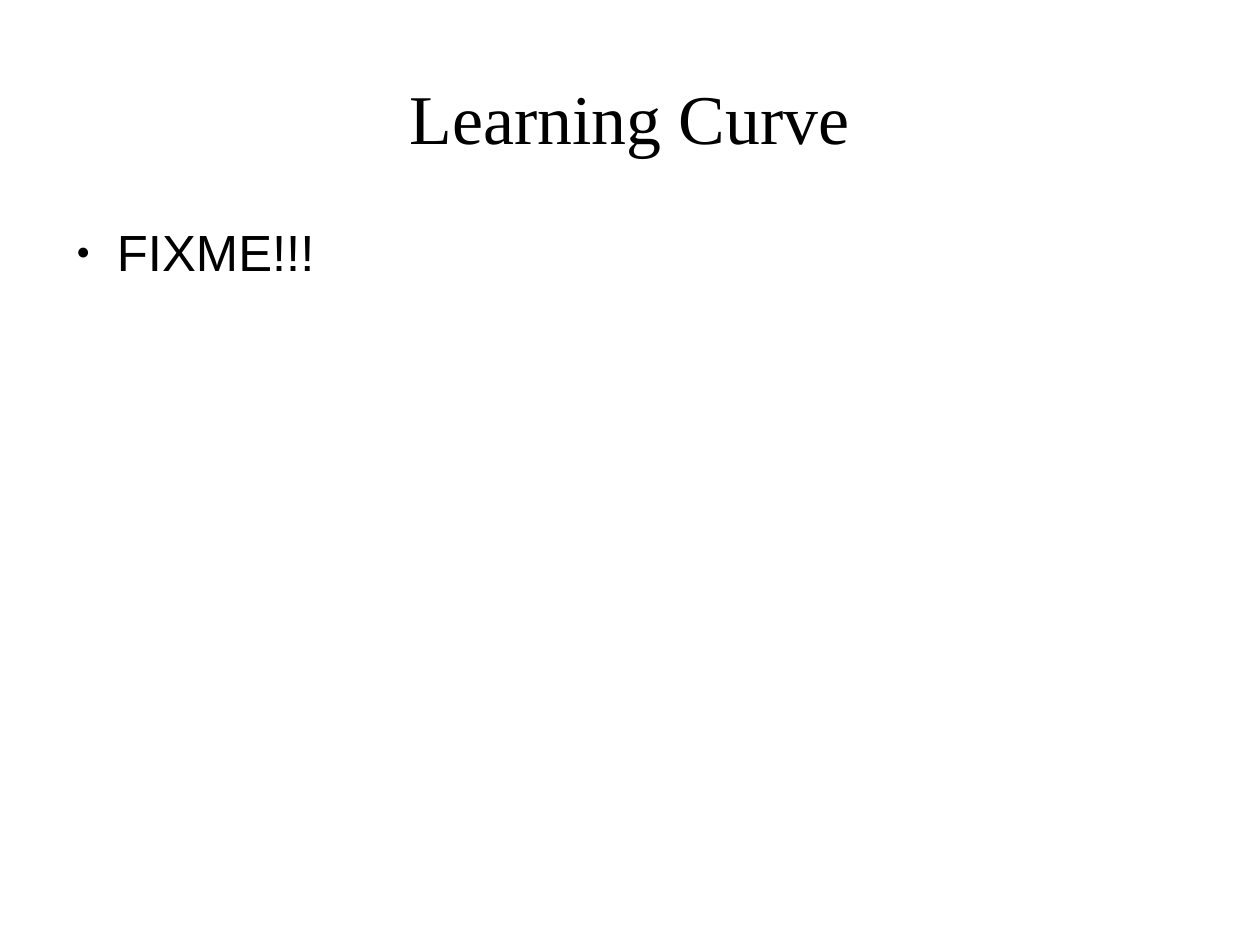
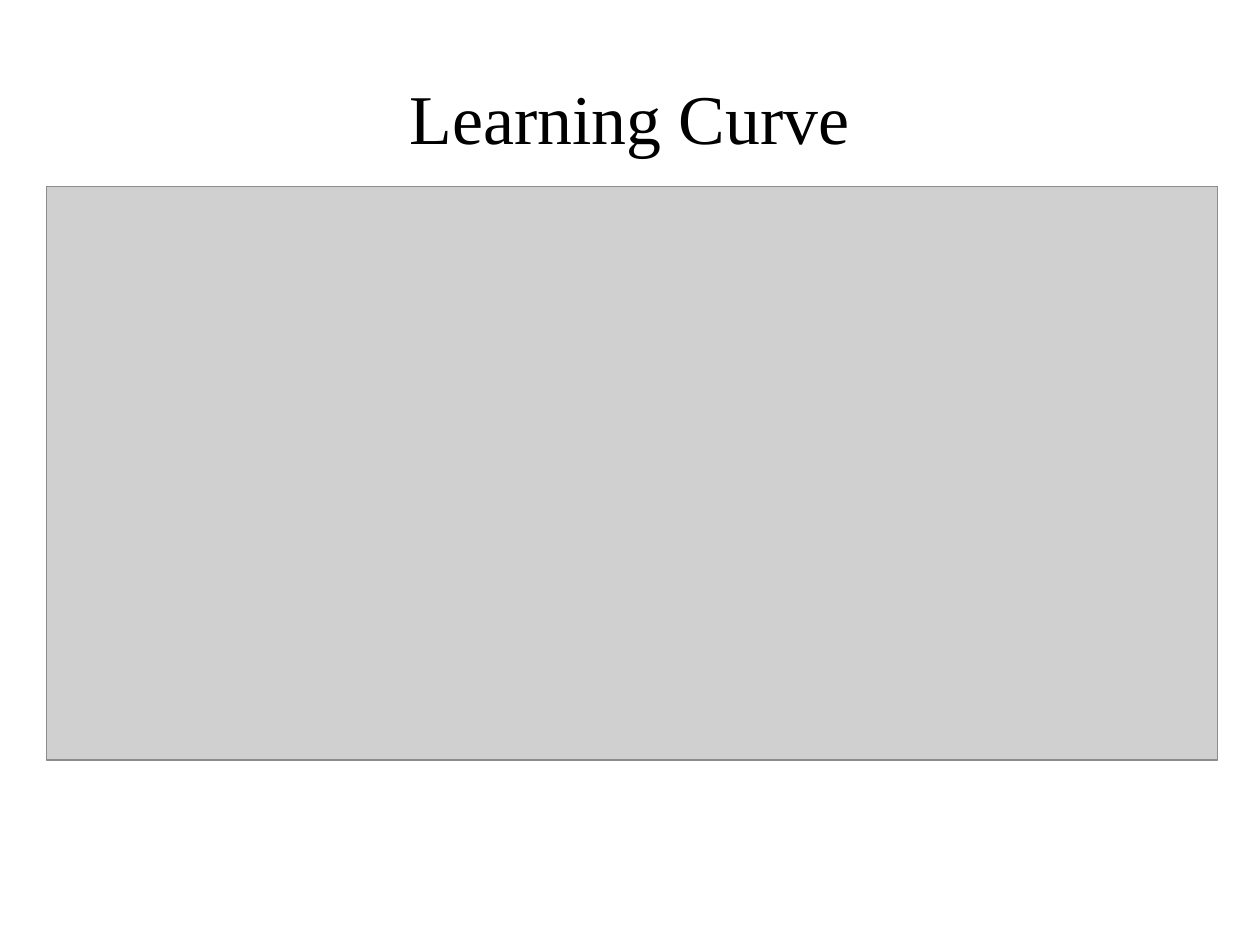
Before and after one commit to amueller/applied_ml_spring_2017, a slide deck: slide 15 of slides/aml-05-020117.odp. Drawn at 1260x945 pixels with LibreOffice and Linux fonts; fonts in the diff are those of the drawing; grey boxes stand for pictures. Boxes give left, top, right and bottom in pixels: in the first picture for what was removed or moved away, otherwise in the second. Text is boxed around its words. In the diff, an @@ line names an element or a change of style, - is before the commit and + after.

Commit message:
add learning curve slide / cells

```diff
--- a/slides/aml-05-020117.odp
+++ b/slides/aml-05-020117.odp
@@ picture added at (47,186,1219,760) @@
@@ text removed at (117,236,314,271) @@
-● FIXME!!!
```
Also in this commit, not shown: 1 other slide changed, 1 other file.
